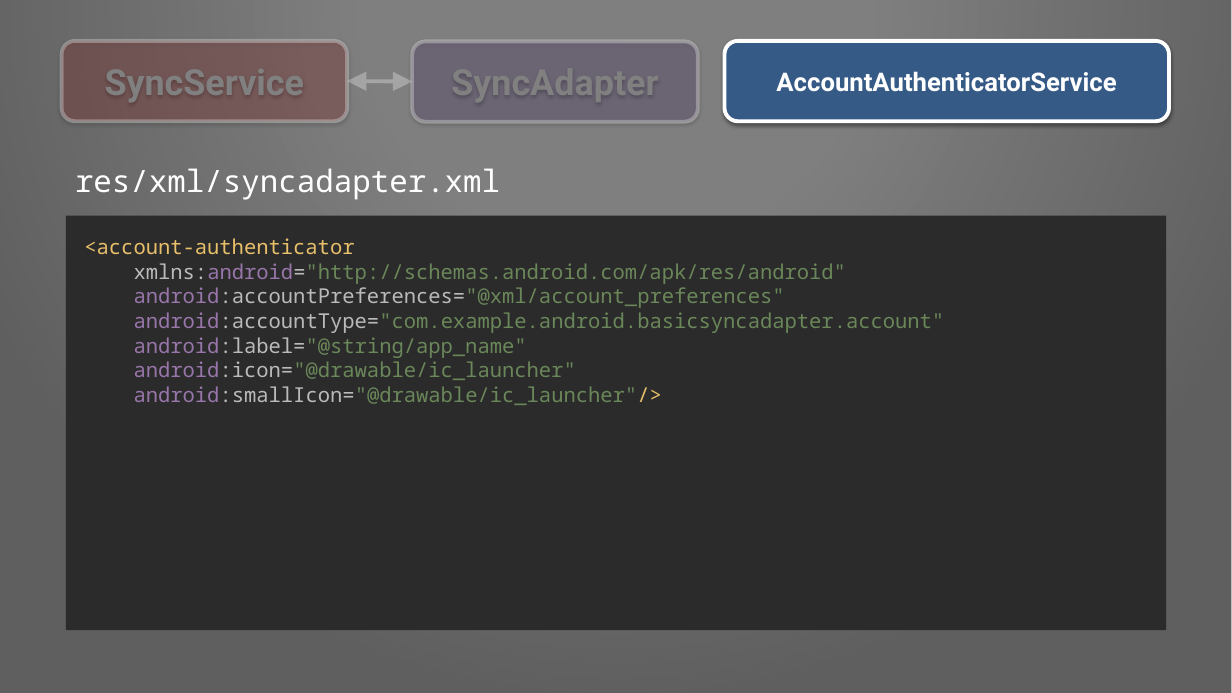
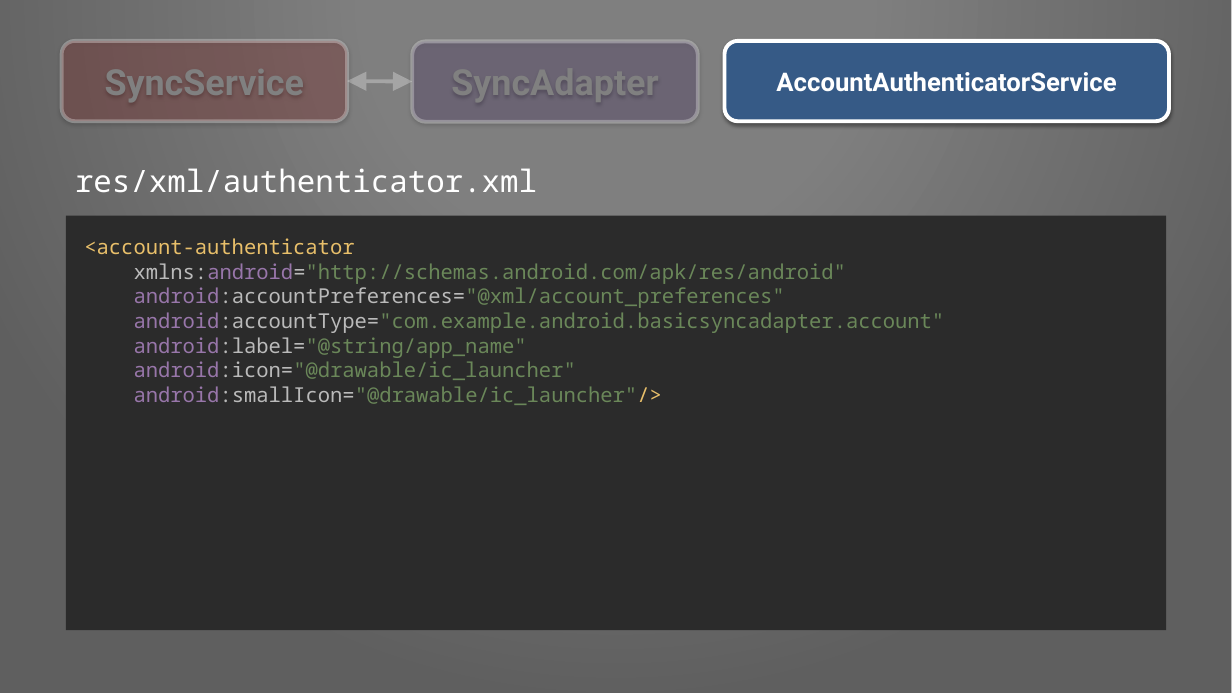
Before and after one commit to Pixplicity/sync-demo, a slide deck: slide 32 of I've been doing some syncing.pptx. Drawn at 1232x693 pixels with LibreOffice and Linux fonts; fonts in the diff are those of the drawing; background and template pictures are left out. Boxes give left, top, right and bottom in pixels: in the first picture for what was removed or moved away, otherwise in the second. Text is boxed around its words. In the diff, an @@ line names an element or a change of style, - is before the commit and + after.

Commit message:
super last minute typo fixes!

```diff
--- a/I've been doing some syncing.pptx
+++ b/I've been doing some syncing.pptx
@@ text at [75,168,537,192]: text changed @@
-res/xml/syncadapter.xml
+res/xml/authenticator.xml
```
Also in this commit, not shown: 1 slide added.
